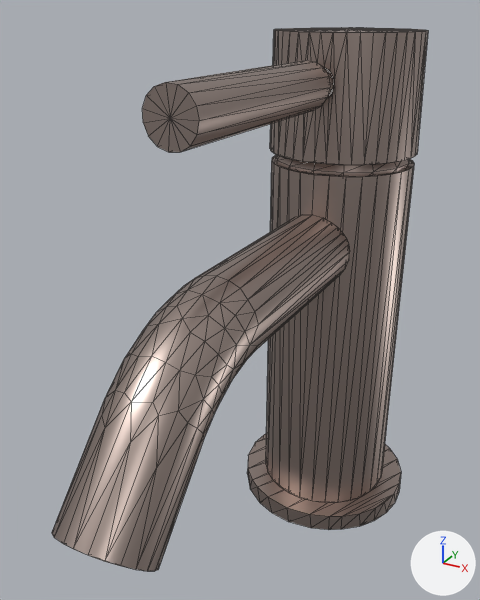
One commit to the glTF model models/33-525-660-43.glb: the scene before it, then after it.
Both versions are drawn from a 50 mm lens placed at (0.0625, -0.1272, 0.1427), pointed at (-0.0078, 0.0006, 0.0788). Lighting does not change. The marker at lower right points along +X, +Y and +Z. The older version comes first. Mesh edges are drawn as thin lines. Where no turn or scale is listed for an object, it has been applied to the vertices.

Objects in the first picture: 'L_715b83b9_48d3_47b4_bf93_ead79f0c298e_I1', 'L_a529c846_f9ad_4c62_8f55_354dd635ab19_I2', 'L_bb35d879_ce81_4a58_b65a_ef04249830cf_I3', 'L_c5123869_769b_40a2_a731_6bbb6b30508a_I4', 'L_e3aa21fe_a67a_408c_a4a0_5f32536ce5d3_I5', 'L_ed39f7dc_a9e6_4d56_91c5_c982f322f146_I6'.
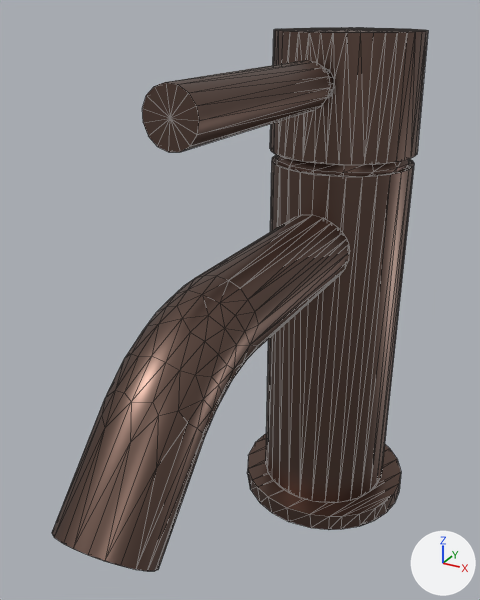
Where the newer file only moved an object's origin or applied its transform, the numbers keep the older frame.

What differs and where, as boxes (x1, y1, x2, y2) in the pictures (480 x 600 px):
'L_bb35d879_ce81_4a58_b65a_ef04249830cf_I3', recoloured (grey to brown): (52, 215, 350, 571) in both
'L_715b83b9_48d3_47b4_bf93_ead79f0c298e_I1', recoloured (grey to brown): (266, 155, 414, 503) in both
'L_c5123869_769b_40a2_a731_6bbb6b30508a_I4', recoloured: (270, 28, 428, 165) in both
'L_e3aa21fe_a67a_408c_a4a0_5f32536ce5d3_I5', recoloured (grey to brown): (142, 60, 334, 152) in both
'L_ed39f7dc_a9e6_4d56_91c5_c982f322f146_I6', recoloured: (247, 434, 401, 530) in both
'L_a529c846_f9ad_4c62_8f55_354dd635ab19_I2', recoloured: (276, 155, 409, 176) in both

The change, as a diff of the scene's bpy script:
```diff
--- a/models/33-525-660-43.glb.py
+++ b/models/33-525-660-43.glb.py
@@ mat_dornbracht_43_dark_bronze @@
 mat_dornbracht_43_dark_bronze = principled_material('Dornbracht_43_Dark Bronze')
-mat_dornbracht_43_dark_bronze.base_color = (0.467, 0.376, 0.341)  # grey #b6a59e
+mat_dornbracht_43_dark_bronze.base_color = (0.184, 0.117, 0.0953)  # brown #776057
 mat_dornbracht_43_dark_bronze.metallic = 1.0
```
